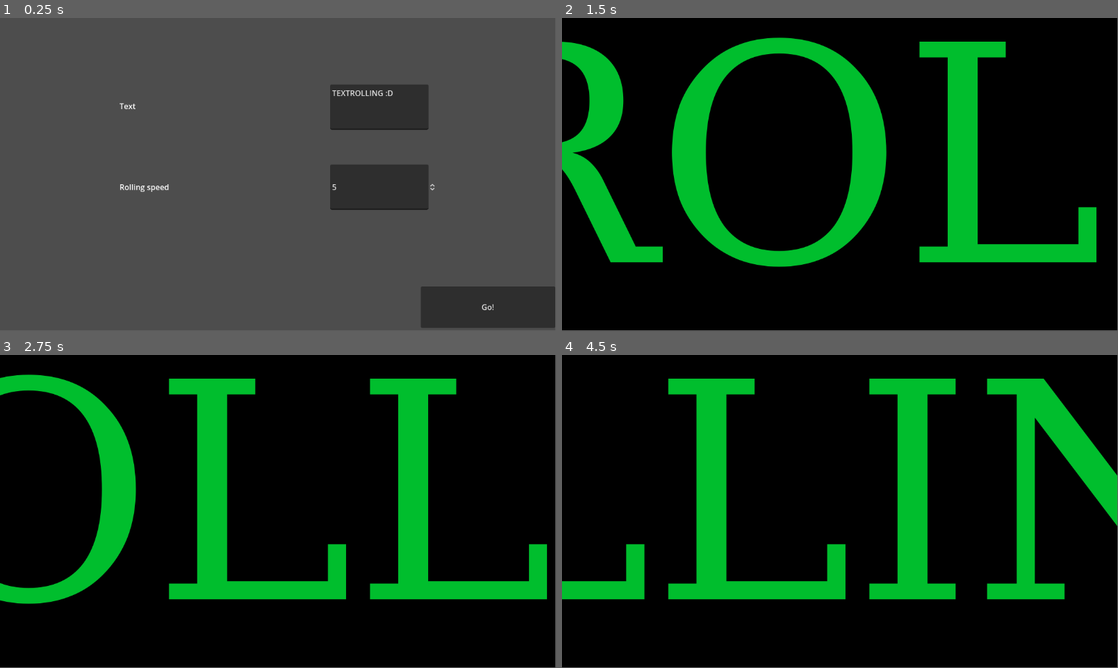
Above: before the commit, frames 1-4 (two rows, left to right).
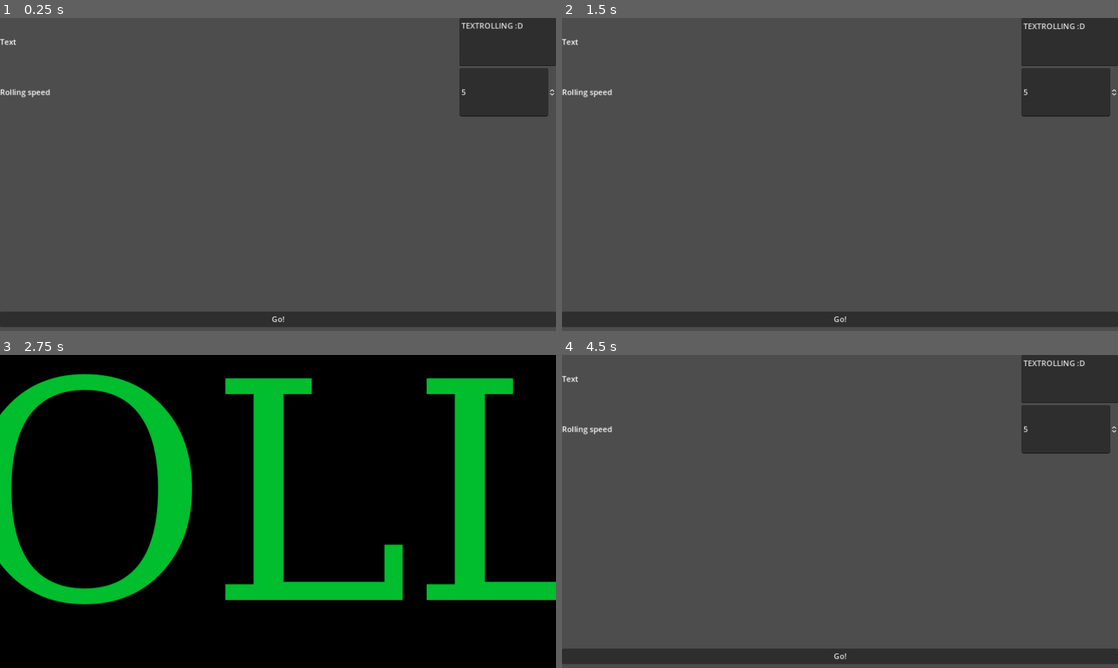
Above: after the commit, the same moments.

Repository: twaritwaikar/textrolling
Game: Godot game, scene res://menu.tscn
Same seed, same stepped clock (60 frames per second), same inputs: the game is played once before the commit and once after it.
Inputs (mouse positions are in pixels of both pictures, inside the frame that each line leads up to):
- Up to frame 1 (0.25 s): no input
- Up to frame 2 (1.5 s): click "Go!" at 0.5 s; click (873, 199) at 1.27 s
- Up to frame 3 (2.75 s): click (278, 655) at 2 s, where only the run after the commit has a clickable "Go!"
- Up to frame 4 (4.5 s): click (873, 536) at 2.77 s; click (840, 655) at 3.5 s, where only the run after the commit has a clickable "Go!"; click (873, 536) at 4.27 s
In our replay, the window is 799x449 before the commit and 800x450 after it. These sizes can differ from the game's own. Grey fills any space a smaller window leaves; there, only what the larger window draws over its background counts as a difference.

The runs differ from the first frame. In frame 1, 16% of the frame differs, in the area x 0-100%, y 0-99%; in frame 2, 100%, in the area x 0-100%, y 0-100%; in frame 3, 30%; in frame 4, 100%.

Commit message:
Add scaling UI + back button

Diff:
--- a/menu.gd
+++ b/menu.gd
@@ -2,6 +2,6 @@
 
 func _on_button_pressed():
 	$"/root/State".present(
-		$TextEdit.text,
-		$FontSizeEdit.value,
-		$ScrollSpeedEdit.value)
+		%TextEdit.text,
+		%FontSizeEdit.value,
+		%ScrollSpeedEdit.value)
--- a/menu.tscn
+++ b/menu.tscn
@@ -6,36 +6,8 @@
 script = ExtResource("1_o2a7q")
 metadata/_edit_vertical_guides_ = [249.0]
 
-[node name="TextEdit" type="TextEdit" parent="."]
-anchors_preset = 8
-anchor_left = 0.5
-anchor_top = 0.5
-anchor_right = 0.5
-anchor_bottom = 0.5
-offset_left = 685.0
-offset_top = 138.0
-offset_right = 889.0
-offset_bottom = 232.0
-grow_horizontal = 2
-grow_vertical = 2
-text = "TEXTROLLING :D"
-placeholder_text = "Enter your text"
-
-[node name="Button" type="Button" parent="."]
-anchors_preset = 3
-anchor_left = 1.0
-anchor_top = 1.0
-anchor_right = 1.0
-anchor_bottom = 1.0
-offset_left = 873.0
-offset_top = 557.0
-offset_right = 1152.0
-offset_bottom = 643.0
-grow_horizontal = 0
-grow_vertical = 0
-text = "Go!"
-
 [node name="FontSizeEdit" type="SpinBox" parent="."]
+unique_name_in_owner = true
 visible = false
 anchors_preset = 8
 anchor_left = 0.5
@@ -63,31 +35,60 @@
 text = "Font size"
 vertical_alignment = 1
 
-[node name="Label2" type="Label" parent="."]
-offset_left = 248.0
-offset_top = 136.0
-offset_right = 685.0
-offset_bottom = 229.0
+[node name="VBoxContainer" type="VBoxContainer" parent="."]
+custom_minimum_size = Vector2(10, 10)
+anchors_preset = 8
+anchor_left = 0.5
+anchor_top = 0.5
+anchor_right = 0.5
+anchor_bottom = 0.5
+offset_right = 1152.0
+offset_bottom = 640.0
+grow_horizontal = 2
+grow_vertical = 2
+size_flags_horizontal = 3
+size_flags_vertical = 3
+
+[node name="HBoxContainer" type="HBoxContainer" parent="VBoxContainer"]
+custom_minimum_size = Vector2(10, 10)
+layout_mode = 2
+
+[node name="Label2" type="Label" parent="VBoxContainer/HBoxContainer"]
+layout_mode = 2
 text = "Text"
 vertical_alignment = 1
 
-[node name="ScrollSpeedEdit" type="SpinBox" parent="."]
-offset_left = 685.0
-offset_top = 304.0
-offset_right = 905.0
-offset_bottom = 398.0
+[node name="TextEdit" type="TextEdit" parent="VBoxContainer/HBoxContainer"]
+unique_name_in_owner = true
+custom_minimum_size = Vector2(200, 100)
+layout_mode = 2
+size_flags_horizontal = 10
+text = "TEXTROLLING :D"
+placeholder_text = "Enter your text"
+
+[node name="HBoxContainer2" type="HBoxContainer" parent="VBoxContainer"]
+layout_mode = 2
+
+[node name="Label3" type="Label" parent="VBoxContainer/HBoxContainer2"]
+layout_mode = 2
+text = "Rolling speed"
+vertical_alignment = 1
+
+[node name="ScrollSpeedEdit" type="SpinBox" parent="VBoxContainer/HBoxContainer2"]
+unique_name_in_owner = true
+custom_minimum_size = Vector2(200, 100)
+layout_direction = 2
+layout_mode = 2
+size_flags_horizontal = 10
 max_value = 10.0
 step = 0.1
 value = 5.0
 allow_greater = true
 allow_lesser = true
 
-[node name="Label3" type="Label" parent="."]
-offset_left = 248.0
-offset_top = 304.0
-offset_right = 693.0
-offset_bottom = 397.0
-text = "Rolling speed"
-vertical_alignment = 1
+[node name="Button" type="Button" parent="VBoxContainer"]
+layout_mode = 2
+size_flags_vertical = 10
+text = "Go!"
 
-[connection signal="pressed" from="Button" to="." method="_on_button_pressed"]
+[connection signal="pressed" from="VBoxContainer/Button" to="." method="_on_button_pressed"]
--- a/presenter.gd
+++ b/presenter.gd
@@ -17,3 +17,7 @@
 	label.position.x -= $"/root/State".get_rolling_speed() * delta / 0.016
 	if label.position.x + label.size.x < 0:
 		_reset_text()
+
+
+func _on_button_pressed():
+	get_tree().change_scene_to_file("res://menu.tscn")
--- a/presenter.tscn
+++ b/presenter.tscn
@@ -328,7 +328,6 @@
 color = Color(0, 0, 0, 1)
 
 [node name="RollingLabel" type="Label" parent="."]
-anchors_preset = -1
 offset_top = 303.0
 offset_right = 1.0
 offset_bottom = 344.0
@@ -336,3 +335,10 @@
 grow_vertical = 2
 label_settings = SubResource("LabelSettings_d4ve7")
 vertical_alignment = 1
+
+[node name="Button" type="Button" parent="."]
+offset_right = 1297.0
+offset_bottom = 756.0
+flat = true
+
+[connection signal="pressed" from="Button" to="." method="_on_button_pressed"]
--- a/project.godot
+++ b/project.godot
@@ -19,6 +19,10 @@
 
 State="*res://state.gd"
 
+[display]
+
+window/stretch/mode="canvas_items"
+
 [rendering]
 
 renderer/rendering_method="mobile"
